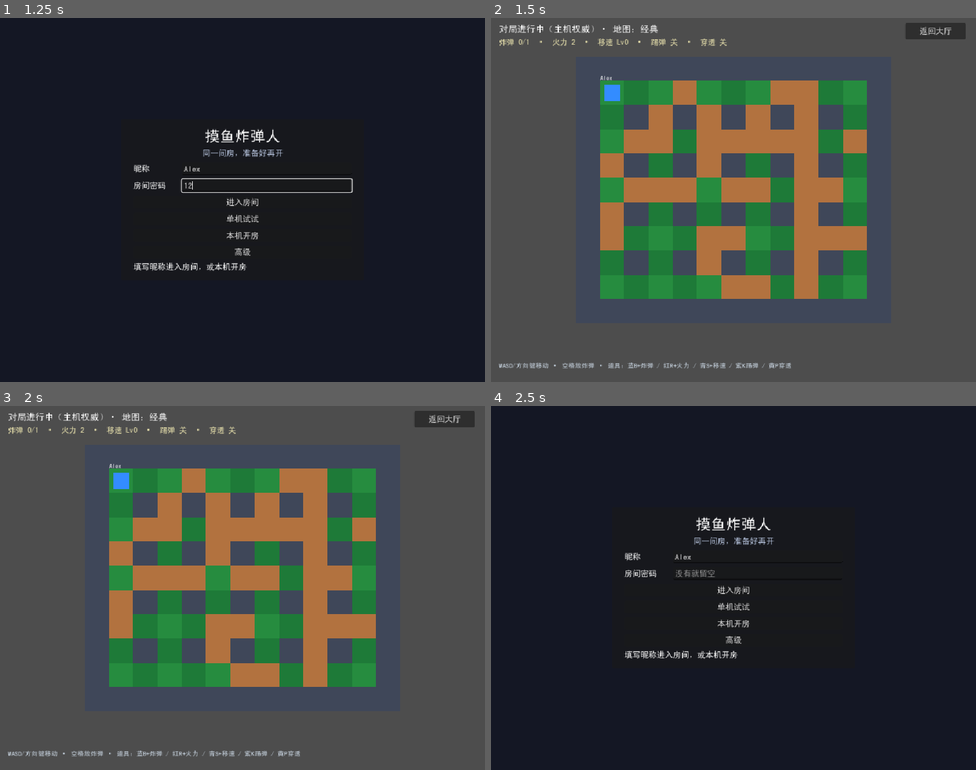
Above: before the commit, frames 1-4 (two rows, left to right).
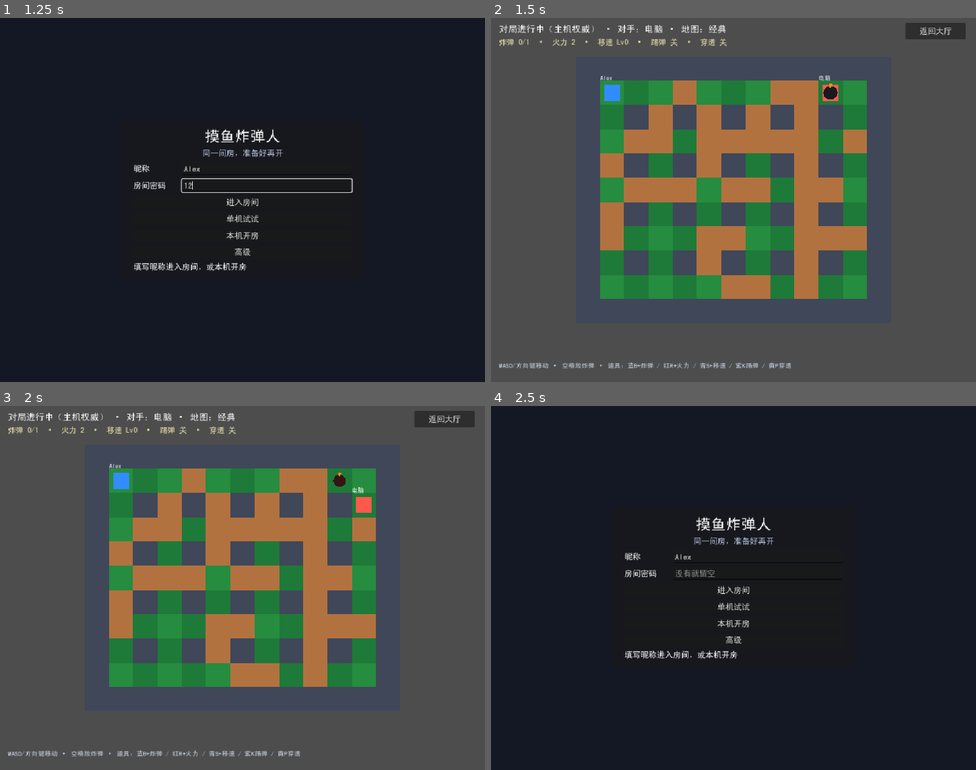
Above: after the commit, the same moments.

Repository: jopatk123/bomberman-web
Game: Godot game, scene res://scenes/lobby.tscn
Same seed, same stepped clock (60 frames per second), same inputs: the game is played once before the commit and once after it.
Inputs (mouse positions are in pixels of both pictures, inside the frame that each line leads up to):
- Up to frame 1 (1.25 s): click (266, 167) at 0.52 s; type "Alex" at 0.6 s; click (266, 185) at 0.75 s; type "12" at 0.83 s
- Up to frame 2 (1.5 s): click "单机试试" at 1.25 s
- Up to frame 3 (2 s): no input
- Up to frame 4 (2.5 s): click "返回大厅" at 2 s

Frame 1 is identical in both runs. In frame 2, 0.4% of the frame differs, in the area x 23-72%, y 1-23%; in frame 3, 0.5%, in the area x 23-77%, y 1-30%; in frame 4, nothing differs.

Commit message:
Add a solo bot and make online moves and bombs respond immediately.
Clients step and place a bomb locally, then snap back if the host disagrees. Solo play now has an opponent that flees blasts and bombs soft walls.

Co-authored-by: Cursor <cursoragent@cursor.com>

Diff:
--- a/autoload/GameState.gd
+++ b/autoload/GameState.gd
@@ -38,6 +38,8 @@
 var seed_input: String = ""
 ## Shown once on the next lobby screen (disconnect, kick, leave). Survives reset_lobby().
 var pending_notice: String = ""
+## Offline solo spawns MatchBot. Never replicated; online matches leave this false.
+var solo_bot: bool = false
 
 
 func reset_lobby() -> void:
@@ -45,6 +47,7 @@
 	in_match = false
 	host_peer_id = 0
 	room_password = ""
+	solo_bot = false
 	# Keep map_id / seed_input as lobby preferences across disconnects.
 	soft_seed = -1
 	player_list_changed.emit()
--- a/scripts/game_root.gd
+++ b/scripts/game_root.gd
@@ -73,6 +73,10 @@
 var _left_for_lobby: bool = false
 ## Local player is leaving for the lobby; ignore disconnects caused by our own close().
 var _leaving: bool = false
+## Client prediction. [0] is the last host-confirmed cell; the tail is shown early.
+var _pred_cells: Array = []
+var _ghost_gen: int = 0
+var _sfx: Node
 
 
 func _ready() -> void:
@@ -97,6 +101,8 @@
 		GameState.kicked.connect(_on_kicked_out)
 	if not GameState.player_list_changed.is_connected(_on_roster_changed):
 		GameState.player_list_changed.connect(_on_roster_changed)
+	_sfx = preload("res://scripts/sfx.gd").new()
+	add_child(_sfx)
 	map_id = Arena.clamp_map_id(GameState.map_id)
 	grid = Arena.build_base_grid(map_id)
 	if Net.is_authority():
@@ -124,6 +130,7 @@
 			_tick_sudden_death(delta)
 			_kill_players_on_lethal()
 			_sync_match_clock(delta)
+			_tick_bot(delta)
 	elif not match_over:
 		# HUD clock only. Lethal cells arrive from the host.
 		sudden.advance_elapsed(delta)
@@ -160,11 +167,13 @@
 		if Net.is_authority():
 			_apply_move(my_id, dir.x, dir.y)
 		else:
+			_predict_step(dir)
 			_rpc_request_move.rpc_id(1, dir.x, dir.y)
 	if Input.is_action_just_pressed("place_bomb"):
 		if Net.is_authority():
 			_try_place_bomb(my_id)
 		else:
+			_show_bomb_ghost(_pred_tip())
 			_rpc_request_bomb.rpc_id(1)
 
 
@@ -221,9 +230,15 @@
 	if not Net.is_authority():
 		status_label.text = "对局进行中 · 地图：%s" % map_label
 	else:
-		status_label.text = "对局进行中（主机权威）· 地图：%s" % map_label
+		var versus := " · 对手：电脑 · 地图：%s" if GameState.solo_bot and not Net.is_online() else "· 地图：%s"
+		status_label.text = ("对局进行中（主机权威）" + versus) % map_label
 	for id in GameState.players.keys():
 		alive[id] = true
+	_pred_cells.clear()
+	_clear_bomb_ghost()
+	var me := _local_control_id()
+	if _uses_prediction() and player_nodes.has(me):
+		_pred_cells = [player_nodes[me].get_meta("cell")]
 	_refresh_stats_hud()
 	_refresh_sudden_death_hud()
 
@@ -318,7 +333,14 @@
 	var step := _unit_step(dx, dy)
 	if step == Vector2i.ZERO:
 		return
+	var before := Vector2i.ZERO
+	var had := player_nodes.has(sender)
+	if had:
+		before = player_nodes[sender].get_meta("cell")
 	_apply_move(sender, step.x, step.y)
+	# Rejected steps still echo the host cell so a predicted pawn snaps back.
+	if had and player_nodes.has(sender) and player_nodes[sender].get_meta("cell") == before:
+		_rpc_set_player_cell.rpc(sender, before.x, before.y)
 
 
 ## One orthogonal tile. Anything else (including diagonals and teleports) is ignored.
@@ -507,7 +529,12 @@
 	var node: Node2D = player_nodes[peer_id]
 	var cell := Vector2i(x, y)
 	node.set_meta("cell", cell)
-	node.position = _cell_to_pos(cell)
+	if _uses_prediction() and peer_id == _local_control_id():
+		var reconciled: Dictionary = MovePredict.ack(_pred_cells, cell)
+		_pred_cells = reconciled.chain
+		node.position = _cell_to_pos(reconciled.show)
+	else:
+		node.position = _cell_to_pos(cell)
 
 
 func _walkable(cell: Vector2i) -> bool:
@@ -575,6 +602,8 @@
 			"slide_dx": 0, "slide_dy": 0, "slide_cd": 0.0,
 		}
 	_spawn_bomb_visual(bid, Vector2i(x, y))
+	if owner == _local_control_id():
+		_clear_bomb_ghost()
 	_refresh_stats_hud()
 
 
@@ -735,6 +764,8 @@
 	var node := entities.get_node_or_null("Bomb_%d" % bid)
 	if node:
 		node.queue_free()
+	if _sfx:
+		_sfx.play_boom()
 	for c in hit_cells:
 		var flash := Polygon2D.new()
 		flash.polygon = PackedVector2Array([
@@ -807,6 +838,8 @@
 		_rpc_pickup.rpc(peer_id, found, kind, _stats_pack(peer_id))
 	else:
 		_refresh_stats_hud()
+		if _sfx:
+			_sfx.play_pickup()
 
 
 func _stats_pack(peer_id: int) -> PackedInt32Array:
@@ -866,6 +899,8 @@
 	else:
 		_apply_powerup(peer_id, kind)
 	_refresh_stats_hud()
+	if _sfx:
+		_sfx.play_pickup()
 	if player_nodes.has(peer_id):
 		var n: Node2D = player_nodes[peer_id]
 		n.modulate = Color(1.4, 1.4, 1.2, 1.0)
@@ -1297,3 +1332,135 @@
 		return
 	spec_label.visible = true
 	spec_label.text = "已阵亡 · 观战中"
+
+
+func _uses_prediction() -> bool:
+	return Net.is_online() and not Net.is_authority()
+
+
+func _pred_tip() -> Vector2i:
+	if not _pred_cells.is_empty():
+		return _pred_cells[_pred_cells.size() - 1]
+	var my_id := _local_control_id()
+	if player_nodes.has(my_id):
+		return player_nodes[my_id].get_meta("cell")
+	return Vector2i.ZERO
+
+
+func _predict_step(dir: Vector2i) -> void:
+	if _pred_cells.is_empty():
+		var my_id := _local_control_id()
+		if not player_nodes.has(my_id):
+			return
+		_pred_cells = [player_nodes[my_id].get_meta("cell")]
+	var nxt: Vector2i = _pred_tip() + dir
+	if not _can_predict_step(nxt):
+		return
+	_pred_cells.append(nxt)
+	var node: Node2D = player_nodes[_local_control_id()]
+	node.position = _cell_to_pos(nxt)
+
+
+## Empty tiles only. Kicks and other bombs wait for the host, then snap.
+func _can_predict_step(dst: Vector2i) -> bool:
+	if not _walkable(dst) or sudden.is_lethal(dst) or _bomb_id_at(dst) >= 0:
+		return false
+	var me := _local_control_id()
+	for pid in player_nodes.keys():
+		if int(pid) == me or not alive.get(pid, false):
+			continue
+		if player_nodes[pid].get_meta("cell") == dst:
+			return false
+	return true
+
+
+func _show_bomb_ghost(cell: Vector2i) -> void:
+	if not _can_predict_bomb(cell):
+		return
+	_clear_bomb_ghost()
+	var gen := _ghost_gen
+	var root := Node2D.new()
+	root.set_script(load("res://scripts/bomb.gd"))
+	root.setup(0, cell, TILE)
+	root.name = "BombGhost"
+	entities.add_child(root)
+	var timer := get_tree().create_timer(0.45)
+	timer.timeout.connect(func() -> void:
+		if gen == _ghost_gen and is_inside_tree():
+			_clear_bomb_ghost()
+	)
+
+
+func _can_predict_bomb(cell: Vector2i) -> bool:
+	var my_id := _local_control_id()
+	if my_id == 0:
+		return false
+	var st: Dictionary = player_stats.get(my_id, _default_stats())
+	var max_b := clampi(int(st.get("bombs", BASE_BOMBS)), 1, MAX_BOMBS)
+	if _count_bombs_owned(my_id) >= max_b or _bomb_id_at(cell) >= 0:
+		return false
+	return true
+
+
+func _clear_bomb_ghost() -> void:
+	_ghost_gen += 1
+	if entities == null:
+		return
+	var n := entities.get_node_or_null("BombGhost")
+	if n:
+		n.queue_free()
+
+
+func _tick_bot(_delta: float) -> void:
+	if Net.is_online() or match_over or not GameState.solo_bot:
+		return
+	var id := MatchBot.PEER_ID
+	if not alive.get(id, false) or not player_nodes.has(id):
+		return
+	var st: Dictionary = player_stats.get(id, _default_stats())
+	if float(st.get("move_cd", 0.0)) > 0.0:
+		return
+	var decision := MatchBot.decide(_bot_view(id))
+	var action := int(decision.get("action", MatchBot.Action.WAIT))
+	if action == MatchBot.Action.BOMB:
+		_try_place_bomb(id)
+	elif action == MatchBot.Action.MOVE:
+		_apply_move(id, int(decision.get("dx", 0)), int(decision.get("dy", 0)))
+	st = player_stats.get(id, st)
+	if float(st.get("move_cd", 0.0)) <= 0.0:
+		st.move_cd = _cooldown_for(id)
+		player_stats[id] = st
+
+
+func _bot_view(bot_id: int) -> Dictionary:
+	var cell: Vector2i = player_nodes[bot_id].get_meta("cell")
+	var st: Dictionary = player_stats.get(bot_id, _default_stats())
+	var max_b := clampi(int(st.get("bombs", BASE_BOMBS)), 1, MAX_BOMBS)
+	var bomb_list: Array = []
+	for b in bombs.values():
+		bomb_list.append({
+			"x": int(b.x),
+			"y": int(b.y),
+			"timer": float(b.get("timer", BOMB_FUSE)),
+			"range": int(b.get("range", BASE_BLAST)),
+			"pierce": int(b.get("pierce", 0)) > 0,
+		})
+	var others: Array[Vector2i] = []
+	for pid in player_nodes.keys():
+		if int(pid) == bot_id or not alive.get(pid, false):
+			continue
+		others.append(player_nodes[pid].get_meta("cell"))
+	var lethal: Array[Vector2i] = []
+	for key in sudden.lethal.keys():
+		lethal.append(key)
+	return {
+		"grid": grid,
+		"cols": COLS,
+		"rows": ROWS,
+		"cell": cell,
+		"blast_range": clampi(int(st.get("range", BASE_BLAST)), 1, MAX_RANGE),
+		"can_place": _count_bombs_owned(bot_id) < max_b and _bomb_id_at(cell) < 0,
+		"bombs": bomb_list,
+		"others": others,
+		"lethal": lethal,
+	}
--- a/scripts/lobby.gd
+++ b/scripts/lobby.gd
@@ -194,6 +194,12 @@
 		"color_idx": 0,
 		"ready": true,
 	}
+	GameState.players[MatchBot.PEER_ID] = {
+		"name": MatchBot.NAME,
+		"color_idx": 1,
+		"ready": true,
+	}
+	GameState.solo_bot = true
 	GameState.host_peer_id = 1
 	GameState.in_match = true
 	GameState.resolve_soft_seed()
--- /dev/null
+++ b/scripts/match/bot.gd
@@ -0,0 +1,176 @@
+class_name MatchBot
+extends RefCounted
+## Solo opponent. Pure decision: flee blasts, bomb soft walls or the human, otherwise walk.
+## game_root applies the result only while GameState.solo_bot is set. No RPC here.
+
+const PEER_ID := 2
+const NAME := "电脑"
+## Bombs still on a normal fuse count as danger. Long debug timers do not.
+const DANGER_TIME := 2.05
+
+enum Action { WAIT = 0, MOVE = 1, BOMB = 2 }
+
+const CELL_EMPTY := 0
+const CELL_SOFT := 2
+
+const _DIRS: Array[Vector2i] = [
+	Vector2i(0, -1), Vector2i(-1, 0), Vector2i(0, 1), Vector2i(1, 0),
+]
+
+
+## view: grid, cols, rows, cell, blast_range, can_place, bombs[], others[], lethal[]
+## bombs[]: {x, y, timer, range, pierce}
+## Returns {action, dx, dy}.
+static func decide(view: Dictionary) -> Dictionary:
+	var cell: Vector2i = view.cell
+	var danger := _danger(view)
+	var blocked := _blocked(view, cell)
+	if danger.has(cell):
+		var flee := _bfs(view, cell, blocked, danger, true, func(c: Vector2i) -> bool:
+			return not danger.has(c)
+		)
+		if flee != Vector2i.ZERO:
+			return _move(flee)
+		return _wait()
+	if bool(view.get("can_place", false)) and _worth_placing(view, cell, danger, blocked):
+		return {"action": Action.BOMB, "dx": 0, "dy": 0}
+	var others: Array = view.get("others", [])
+	var step := _bfs(view, cell, blocked, danger, false, func(c: Vector2i) -> bool:
+		return _is_interest(view, c, others)
+	)
+	if step != Vector2i.ZERO:
+		return _move(step)
+	for d in _DIRS:
+		var n := cell + d
+		if _standable(view, n) and not blocked.has(n) and not danger.has(n):
+			return _move(d)
+	return _wait()
+
+
+static func _move(step: Vector2i) -> Dictionary:
+	return {"action": Action.MOVE, "dx": step.x, "dy": step.y}
+
+
+static func _wait() -> Dictionary:
+	return {"action": Action.WAIT, "dx": 0, "dy": 0}
+
+
+static func _danger(view: Dictionary) -> Dictionary:
+	var out: Dictionary = {}
+	var cols := int(view.cols)
+	var rows := int(view.rows)
+	for bomb in view.get("bombs", []):
+		if float(bomb.get("timer", 0.0)) > DANGER_TIME:
+			continue
+		var origin := Vector2i(int(bomb.x), int(bomb.y))
+		var rays := BlastRules.compute_rays(
+			view.grid, origin, int(bomb.get("range", 1)), cols, rows, bool(bomb.get("pierce", false))
+		)
+		for c in rays.hit:
+			out[c] = true
+	for c in view.get("lethal", []):
+		out[c] = true
+	return out
+
+
+static func _blocked(view: Dictionary, origin: Vector2i) -> Dictionary:
+	var out: Dictionary = {}
+	for bomb in view.get("bombs", []):
+		var c := Vector2i(int(bomb.x), int(bomb.y))
+		if c != origin:
+			out[c] = true
+	for o in view.get("others", []):
+		out[o] = true
+	for c in view.get("lethal", []):
+		out[c] = true
+	return out
+
+
+static func _worth_placing(view: Dictionary, cell: Vector2i, danger: Dictionary, blocked: Dictionary) -> bool:
+	var cols := int(view.cols)
+	var rows := int(view.rows)
+	var rng := int(view.get("blast_range", 2))
+	var rays := BlastRules.compute_rays(view.grid, cell, rng, cols, rows, false)
+	var hits: Array = rays.hit
+	var cleared: Array = rays.cleared_soft
+	var useful := not cleared.is_empty()
+	if not useful:
+		for o in view.get("others", []):
+			if o in hits:
+				useful = true
+				break
+	if not useful:
+		return false
+	# Range ≥ 1 always burns the four neighbors. Escape is step out, then aside.
+	for d in _DIRS:
+		var n: Vector2i = cell + d
+		if not _standable(view, n) or blocked.has(n):
+			continue
+		for d2 in _DIRS:
+			var m: Vector2i = n + d2
+			if m == cell:
+				continue
+			if not _standable(view, m) or blocked.has(m):
+				continue
+			if m in hits or danger.has(m):
+				continue
+			return true
+	return false
+
+
+static func _is_interest(view: Dictionary, cell: Vector2i, others: Array) -> bool:
+	var grid: Array = view.grid
+	var cols := int(view.cols)
+	var rows := int(view.rows)
+	for d in _DIRS:
+		var n: Vector2i = cell + d
+		if n.x < 0 or n.y < 0 or n.x >= cols or n.y >= rows:
+			continue
+		if int(grid[n.y][n.x]) == CELL_SOFT:
+			return true
+	for o in others:
+		if absi(o.x - cell.x) + absi(o.y - cell.y) == 1:
+			return true
+	return false
+
+
+static func _standable(view: Dictionary, cell: Vector2i) -> bool:
+	var cols := int(view.cols)
+	var rows := int(view.rows)
+	if cell.x < 0 or cell.y < 0 or cell.x >= cols or cell.y >= rows:
+		return false
+	return int(view.grid[cell.y][cell.x]) == CELL_EMPTY
+
+
+## BFS. allow_danger is for fleeing through a blast to the first safe cell.
+## Returns the first step, or ZERO when nothing matches.
+static func _bfs(
+	view: Dictionary,
+	origin: Vector2i,
+	blocked: Dictionary,
+	danger: Dictionary,
+	allow_danger: bool,
+	goal: Callable
+) -> Vector2i:
+	var q: Array[Vector2i] = [origin]
+	var prev: Dictionary = {origin: origin}
+	var head := 0
+	while head < q.size():
+		var c: Vector2i = q[head]
+		head += 1
+		if c != origin and bool(goal.call(c)):
+			var step := c
+			while prev[step] != origin:
+				step = prev[step]
+			return step - origin
+		for d in _DIRS:
+			var n: Vector2i = c + d
+			if prev.has(n):
+				continue
+			if not _standable(view, n) or blocked.has(n):
+				continue
+			if not allow_danger and danger.has(n):
+				continue
+			prev[n] = c
+			q.append(n)
+	return Vector2i.ZERO
--- /dev/null
+++ b/scripts/match/move_predict.gd
@@ -0,0 +1,23 @@
+class_name MovePredict
+extends RefCounted
+## Client move chain. Index 0 is the last cell the host confirmed.
+## Later entries are steps shown early. Host acks trim the chain; a repeated
+## ack of the head means the in-flight steps were rejected.
+
+
+## Returns {chain, show}. `show` is the cell the local pawn should draw.
+static func ack(chain: Array, cell: Vector2i) -> Dictionary:
+	var idx := -1
+	for i in chain.size():
+		if chain[i] == cell:
+			idx = i
+			break
+	if idx < 0 or (idx == 0 and chain.size() > 1):
+		return {"chain": [cell], "show": cell}
+	if idx == 0:
+		var show: Vector2i = chain[chain.size() - 1]
+		return {"chain": chain.duplicate(), "show": show}
+	var next: Array = []
+	for i in range(idx, chain.size()):
+		next.append(chain[i])
+	return {"chain": next, "show": next[next.size() - 1]}
--- /dev/null
+++ b/scripts/sfx.gd
@@ -0,0 +1,74 @@
+extends Node
+## Short synthesized stingers. No sample files. Silent under headless.
+
+var _voices: Array[AudioStreamPlayer] = []
+
+
+func play_boom() -> void:
+	_play(_wav(_boom_samples()))
+
+
+func play_pickup() -> void:
+	_play(_wav(_pickup_samples()))
+
+
+func _play(wav: AudioStreamWAV) -> void:
+	if OS.has_feature("headless") or DisplayServer.get_name() == "headless":
+		return
+	var voice := _voice()
+	voice.stream = wav
+	voice.play()
+
+
+func _voice() -> AudioStreamPlayer:
+	for p in _voices:
+		if not p.playing:
+			return p
+	var created := AudioStreamPlayer.new()
+	add_child(created)
+	_voices.append(created)
+	return created
+
+
+func _wav(samples: PackedFloat32Array) -> AudioStreamWAV:
+	var bytes := PackedByteArray()
+	bytes.resize(samples.size() * 2)
+	for i in samples.size():
+		var s := clampi(int(clampf(samples[i], -1.0, 1.0) * 32767.0), -32767, 32767)
+		bytes.encode_s16(i * 2, s)
+	var wav := AudioStreamWAV.new()
+	wav.format = AudioStreamWAV.FORMAT_16_BITS
+	wav.mix_rate = 22050
+	wav.stereo = false
+	wav.data = bytes
+	return wav
+
+
+func _boom_samples() -> PackedFloat32Array:
+	var rate := 22050
+	var n := int(0.16 * rate)
+	var out := PackedFloat32Array()
+	out.resize(n)
+	var rng := RandomNumberGenerator.new()
+	rng.seed = 0xB00B
+	for i in n:
+		var t := float(i) / float(rate)
+		var env := (1.0 - t / 0.16)
+		env = env * env
+		var tone := sin(TAU * (180.0 - 90.0 * t / 0.16) * t)
+		var noise := rng.randf_range(-1.0, 1.0)
+		out[i] = env * (0.55 * tone + 0.45 * noise)
+	return out
+
+
+func _pickup_samples() -> PackedFloat32Array:
+	var rate := 22050
+	var n := int(0.09 * rate)
+	var out := PackedFloat32Array()
+	out.resize(n)
+	for i in n:
+		var t := float(i) / float(rate)
+		var env := 1.0 - t / 0.09
+		var freq := 660.0 if t < 0.04 else 990.0
+		out[i] = env * 0.45 * sin(TAU * freq * t)
+	return out
--- /dev/null
+++ b/scripts/verify_bot.gd
@@ -0,0 +1,149 @@
+extends SceneTree
+## Headless: solo bot decisions, client move-ack, and the bot actually acting in a match.
+
+func _initialize() -> void:
+	call_deferred("_run")
+
+
+func _run() -> void:
+	if not _bot_rules():
+		return
+	if not _predict():
+		return
+	await _solo_scene()
+
+
+func _bot_rules() -> bool:
+	var grid := _empty(9, 9)
+	var bot := Vector2i(3, 3)
+	var flee := MatchBot.decide({
+		"grid": grid, "cols": 9, "rows": 9, "cell": bot,
+		"blast_range": 2, "can_place": true,
+		"bombs": [{"x": 3, "y": 3, "timer": 0.4, "range": 2, "pierce": false}],
+		"others": [], "lethal": [],
+	})
+	if int(flee.action) != MatchBot.Action.MOVE:
+		return _fail("bot stood on its blast: %s" % str(flee))
+	if absi(int(flee.dx)) + absi(int(flee.dy)) != 1:
+		return _fail("flee step: %s" % str(flee))
+	print("[verify_bot] flee OK")
+
+	grid[3][4] = 2
+	var place := MatchBot.decide({
+		"grid": grid, "cols": 9, "rows": 9, "cell": bot,
+		"blast_range": 2, "can_place": true,
+		"bombs": [], "others": [Vector2i(7, 7)], "lethal": [],
+	})
+	if int(place.action) != MatchBot.Action.BOMB:
+		return _fail("bot did not bomb adjacent soft: %s" % str(place))
+	print("[verify_bot] place OK")
+
+	var hall := _empty(9, 9)
+	for x in 9:
+		for y in 9:
+			hall[y][x] = 1
+	hall[2][2] = 0
+	hall[2][3] = 0
+	hall[2][4] = 2
+	var trapped := MatchBot.decide({
+		"grid": hall, "cols": 9, "rows": 9, "cell": Vector2i(2, 2),
+		"blast_range": 2, "can_place": true,
+		"bombs": [], "others": [], "lethal": [],
+	})
+	if int(trapped.action) == MatchBot.Action.BOMB:
+		return _fail("bot bombed a dead-end corridor")
+	print("[verify_bot] no dead-end bomb OK")
+
+	var safe := _empty(9, 9)
+	safe[3][5] = 2
+	var around := MatchBot.decide({
+		"grid": safe, "cols": 9, "rows": 9, "cell": Vector2i(3, 3),
+		"blast_range": 2, "can_place": false,
+		"bombs": [{"x": 1, "y": 3, "timer": 0.3, "range": 1, "pierce": false}],
+		"others": [], "lethal": [Vector2i(3, 4)],
+	})
+	# Soft is to the right. Down is lethal. Left is inside the range-1 blast.
+	if int(around.action) != MatchBot.Action.MOVE or int(around.dx) != 1 or int(around.dy) != 0:
+		return _fail("bot did not walk toward soft, clear of fire: %s" % str(around))
+	print("[verify_bot] avoid danger OK")
+	return true
+
+
+func _predict() -> bool:
+	var a := Vector2i(1, 1)
+	var b := Vector2i(2, 1)
+	var c := Vector2i(3, 1)
+	var mid: Dictionary = MovePredict.ack([a, b, c], b)
+	if mid.chain.size() != 2 or mid.chain[0] != b or mid.show != c:
+		return _fail("ack trim: %s" % str(mid))
+	var rejected: Dictionary = MovePredict.ack([a, b], a)
+	if rejected.chain.size() != 1 or rejected.show != a:
+		return _fail("ack reject: %s" % str(rejected))
+	var snapped: Dictionary = MovePredict.ack([a, b], Vector2i(8, 8))
+	if snapped.show != Vector2i(8, 8):
+		return _fail("ack snap: %s" % str(snapped))
+	var same: Dictionary = MovePredict.ack([b], b)
+	if same.show != b or same.chain.size() != 1:
+		return _fail("ack same: %s" % str(same))
+	print("[verify_bot] predict ack OK")
+	return true
+
+
+func _solo_scene() -> void:
+	var gs = root.get_node("GameState")
+	gs.reset_lobby()
+	gs.solo_bot = true
+	gs.players = {
+		1: {"name": "我", "color_idx": 0, "ready": true},
+		MatchBot.PEER_ID: {"name": MatchBot.NAME, "color_idx": 1, "ready": true},
+	}
+	gs.host_peer_id = 1
+	gs.in_match = true
+	gs.map_id = 0
+	gs.soft_seed = 1
+	var game = load("res://scenes/game.tscn").instantiate()
+	root.add_child(game)
+	await process_frame
+	await process_frame
+	if not game.player_nodes.has(MatchBot.PEER_ID):
+		_fail("bot was not spawned")
+		return
+	if str(game.status_label.text).find("电脑") < 0:
+		_fail("status: %s" % game.status_label.text)
+		return
+	var start: Vector2i = game.player_nodes[MatchBot.PEER_ID].get_meta("cell")
+	var human: Vector2i = game.player_nodes[1].get_meta("cell")
+	for _i in 6:
+		game.player_stats[MatchBot.PEER_ID].move_cd = 0.0
+		game._tick_bot(0.0)
+	var after: Vector2i = game.player_nodes[MatchBot.PEER_ID].get_meta("cell")
+	if after == start and game.bombs.is_empty():
+		_fail("bot took no action")
+		return
+	if game.player_nodes[1].get_meta("cell") != human:
+		_fail("bot moved the human")
+		return
+	var wav: PackedFloat32Array = game._sfx._boom_samples()
+	if wav.is_empty():
+		_fail("boom sample empty")
+		return
+	print("[verify_bot] solo scene OK")
+	print("[verify_bot] SUCCESS")
+	quit(0)
+
+
+func _empty(cols: int, rows: int) -> Array:
+	var grid: Array = []
+	for y in rows:
+		var row: Array = []
+		for x in cols:
+			var hard := x == 0 or y == 0 or x == cols - 1 or y == rows - 1
+			row.append(1 if hard else 0)
+		grid.append(row)
+	return grid
+
+
+func _fail(msg: String) -> bool:
+	push_error("[verify_bot] FAIL: %s" % msg)
+	quit(1)
+	return false
Not shown, added: scripts/match/bot.gd.uid
Not shown, added: scripts/match/move_predict.gd.uid
Not shown, added: scripts/sfx.gd.uid
Not shown, added: scripts/verify_bot.gd.uid
Not shown, changed: docs/ARCHITECTURE.md
